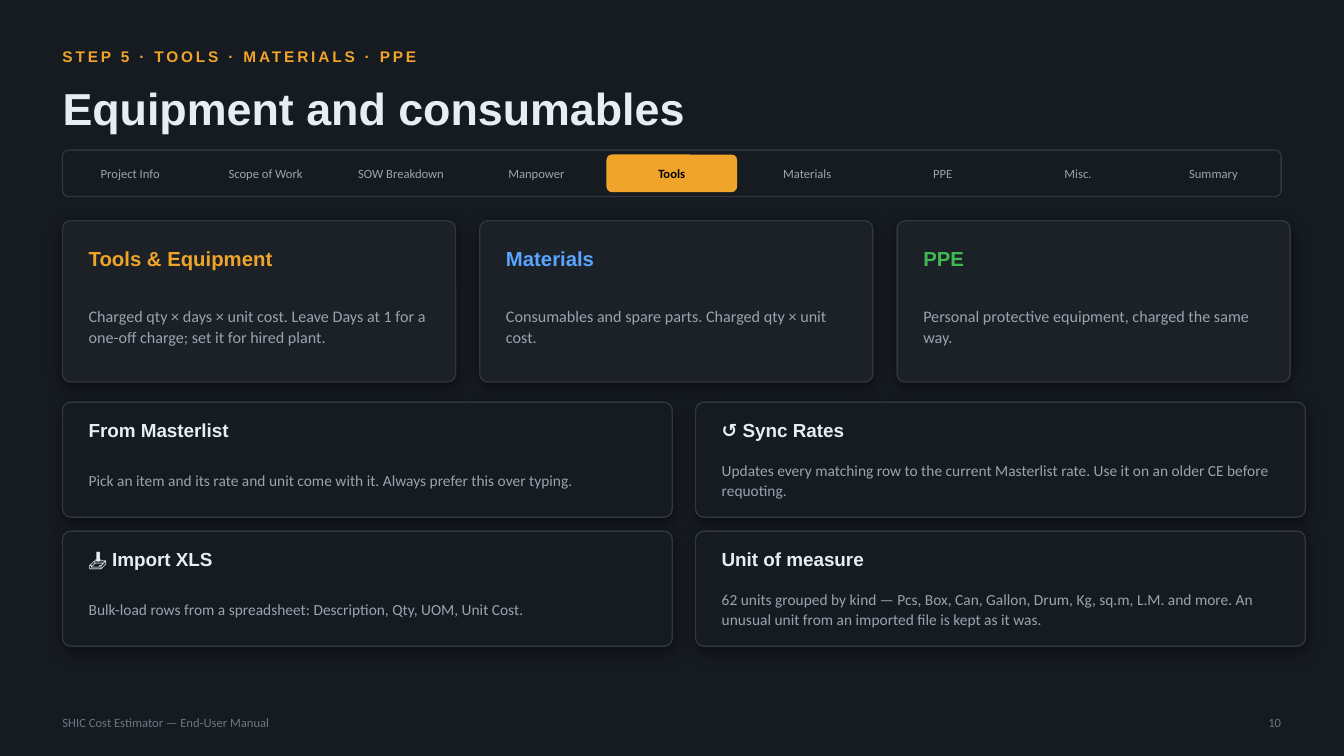
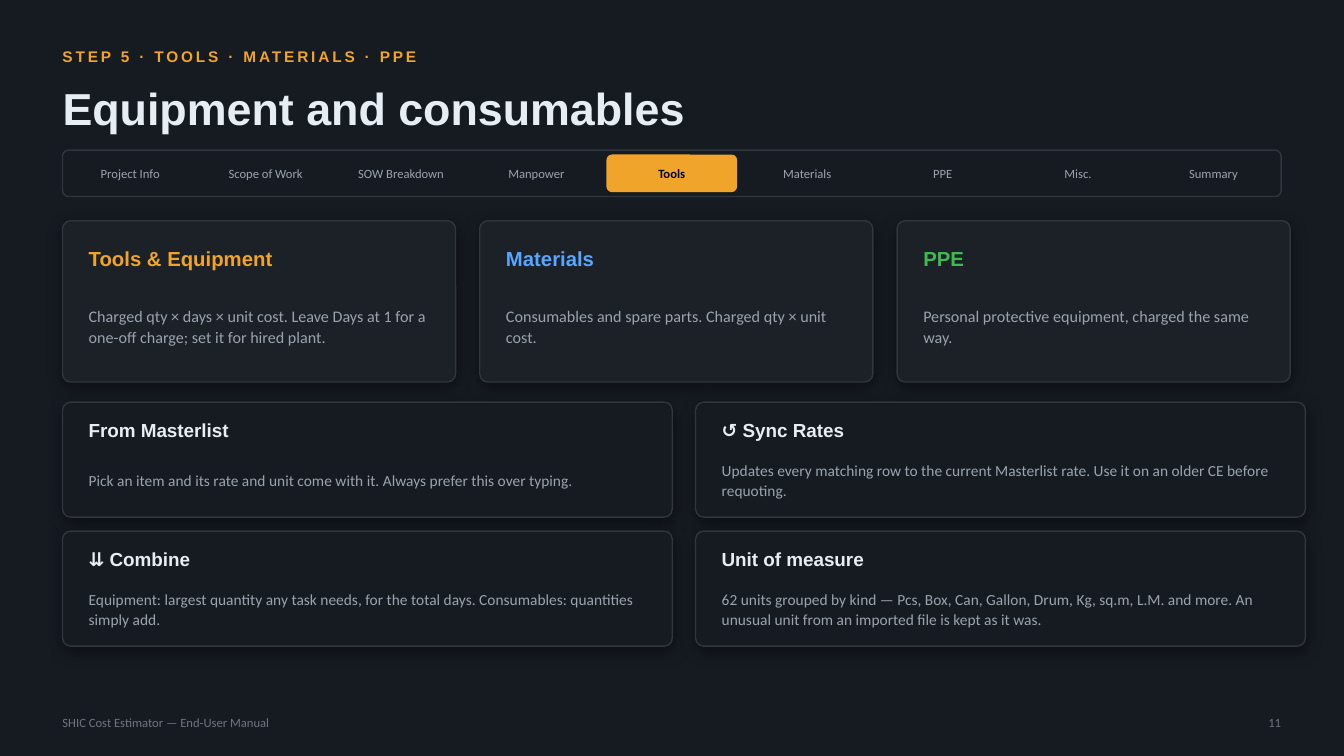
Before and after one commit to SYNERCORE/CostEstimation, a slide deck: slide 11 of docs/SHIC-Cost-Estimator-User-Manual.pptx (slide 10 before the commit). Drawn at 1344x756 pixels with LibreOffice and Linux fonts; fonts in the diff are those of the drawing. Boxes give left, top, right and bottom in pixels: in the first picture for what was removed or moved away, otherwise in the second. Text is boxed around its words. In the diff, an @@ line names an element or a change of style, - is before the commit and + after.

```diff
--- a/docs/SHIC-Cost-Estimator-User-Manual.pptx
+++ b/docs/SHIC-Cost-Estimator-User-Manual.pptx
@@ text at [110, 552, 191, 566]: text changed @@
-📥 Import XLS
+⇊ Combine
@@ text at [89, 594, 632, 628]: text changed @@
-Bulk-load rows from a spreadsheet: Description, Qty, UOM, Unit Cost.
+Equipment: largest quantity any task needs, for the total days. Consumables: quantities simply add.
@@ text at [1268, 719, 1281, 727]: text changed @@
-10
+11
```
Also in this commit, not shown: 14 other slides changed, 1 slide added.
